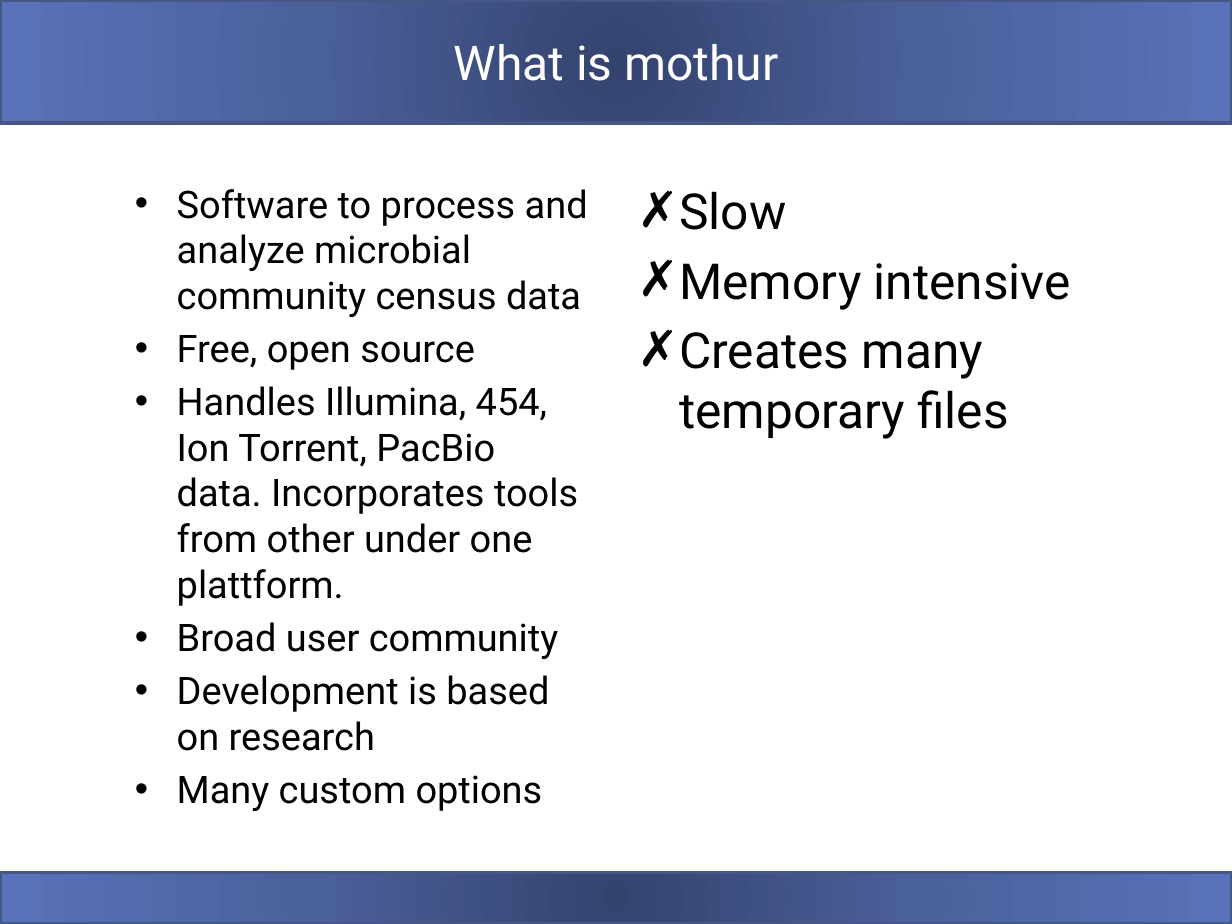
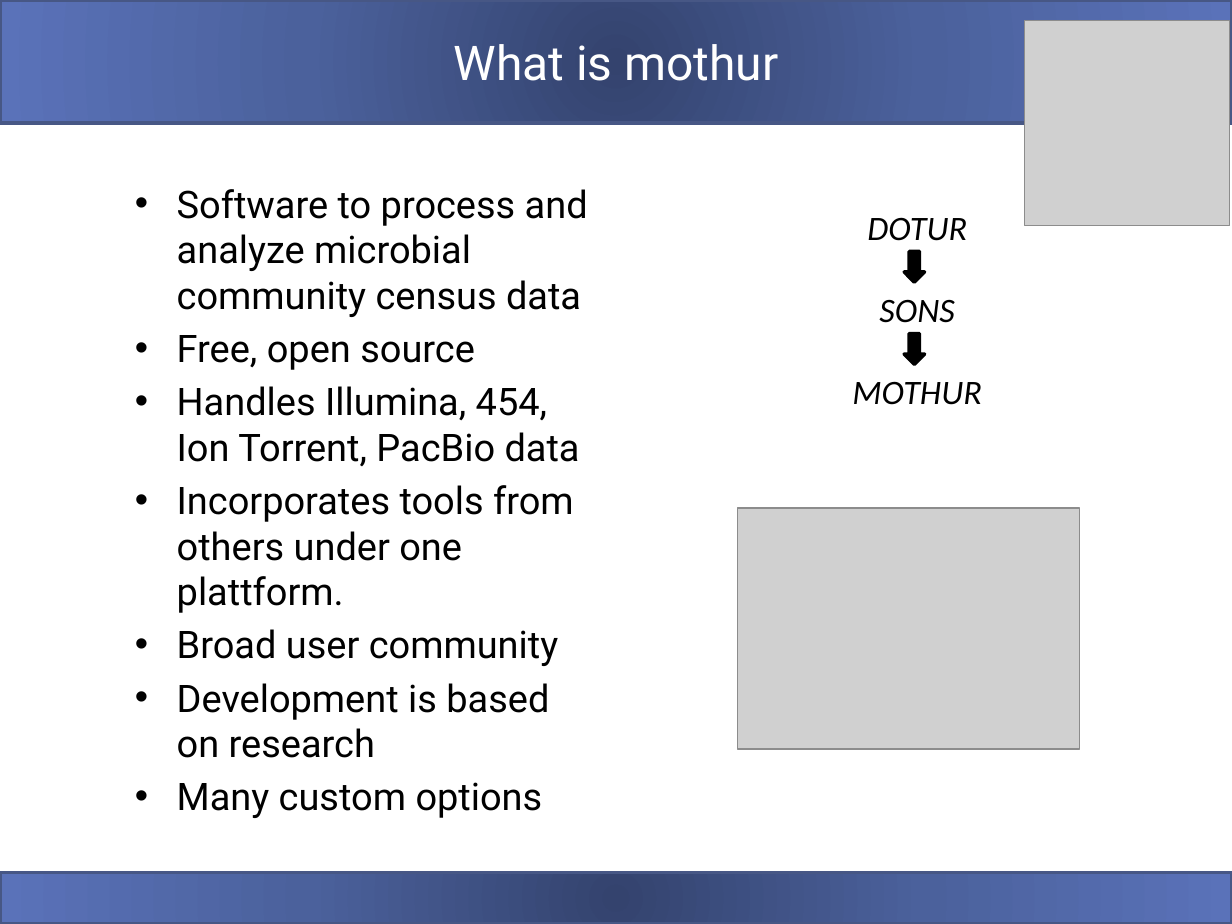
Before and after one commit to carden24/2018_Taller_Genomica_ambiental, a slide deck: slide 11 of W3_16S_analysis.pptx (slide 3 before the commit). Drawn at 1232x924 pixels with LibreOffice and Linux fonts; fonts in the diff are those of the drawing; grey boxes stand for pictures. Boxes give left, top, right and bottom in pixels: in the first picture for what was removed or moved away, otherwise in the second. Text is boxed around its words. In the diff, an @@ line names an element or a change of style, - is before the commit and + after.

```diff
--- a/W3_16S_analysis.pptx
+++ b/W3_16S_analysis.pptx
@@ picture added at <box>1025,21,1230,225</box> @@
@@ text removed at <box>679,191,1071,439</box> @@
-✗ Slow
-✗ Memory intensive
-✗ Creates many temporary files
@@ text added at <box>852,217,981,405</box>, 20 pt, text #000000, italic @@
+DOTUR
+SONS
+MOTHUR
@@ down arrow added at <box>904,251,925,282</box>, fill #000000, outline #000000 2 pt @@
@@ down arrow added at <box>904,334,925,365</box>, fill #000000, outline #000000 2 pt @@
@@ text at <box>177,386,580,613</box>: text changed @@
-• Handles Illumina, 454, Ion Torrent, PacBio data. Incorporates tools from other under one plattform.
+• Handles Illumina, 454, Ion Torrent, PacBio data
+• Incorporates tools from others under one plattform.
@@ picture added at <box>738,508,1080,749</box> @@
```
Also in this commit, not shown: 2 other slides changed, 12 slides added, 10 other files.
